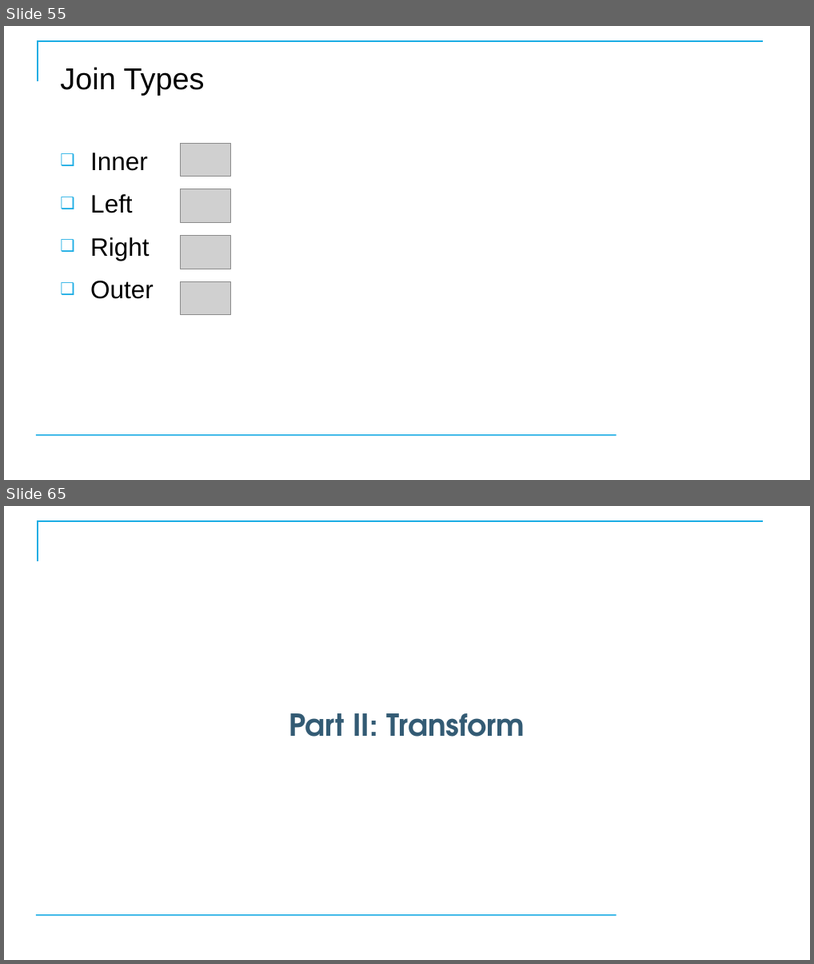
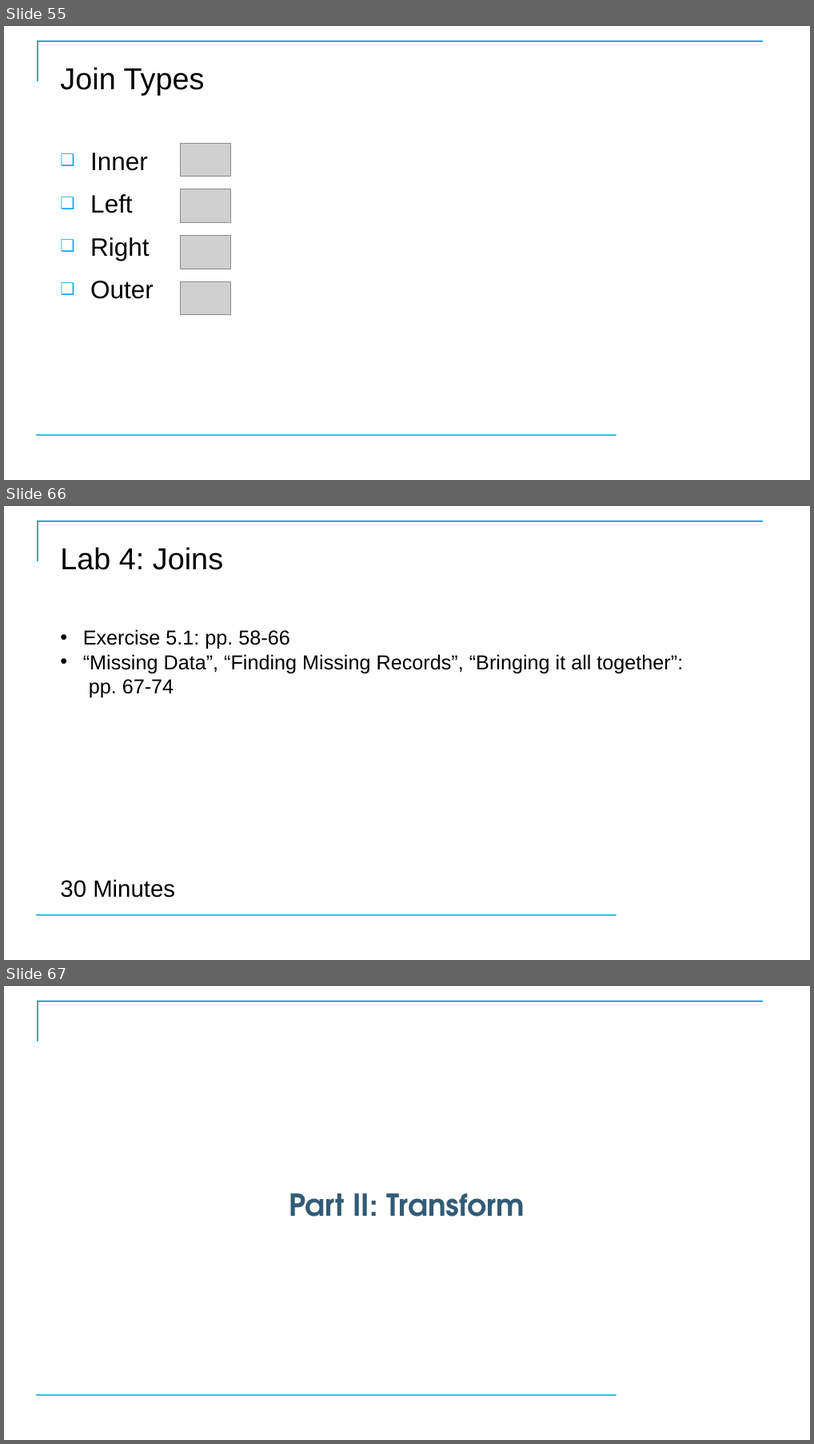
Before and after one commit to CostelloTechnicalConsulting/XTBP10---Tableau-Prep-Introduction, a slide deck: ppt/TableauPrepBuilderIntroV1_1.pptx. Shown one above the other, each under a label of ours: slides 55 and 65 before the commit, slides 55, 66 and 67 after it; the slides between them are not shown. The pictures are 814x964 and 814x1444 pixels, drawn with LibreOffice and Linux fonts; fonts in the diff are those of the drawing; grey boxes stand for pictures; background and template pictures are left out. Boxes give left, top, right and bottom in pixels: in the first picture for what was removed or moved away, otherwise in the second. Text is boxed around its words. In the diff, an @@ line names an element or a change of style, - is before the commit and + after.

```diff
--- a/ppt/TableauPrepBuilderIntroV1_1.pptx
+++ b/ppt/TableauPrepBuilderIntroV1_1.pptx
@@ slide 66 added at box(4, 506, 810, 960), background #FFFFFF; not listed: 2 template elements that a slide beside it also shows @@
@@ title added at box(60, 547, 223, 570), 36 pt, text #000000 @@
+Lab 4: Joins
@@ subtitle added at box(83, 629, 683, 697), 24 pt, text #000000 @@
+• Exercise 5.1: pp. 58-66
+• “Missing Data”, “Finding Missing Records”, “Bringing it all together”:
+  pp. 67-74
@@ text added at box(60, 879, 175, 897), 28 pt, text #000000 @@
+30 Minutes
@@ what was slide 65 is now slide 67 @@
```
Also in this commit, not shown: 4 slides changed, 6 other slides added, 5 slides removed, 8 other files.
